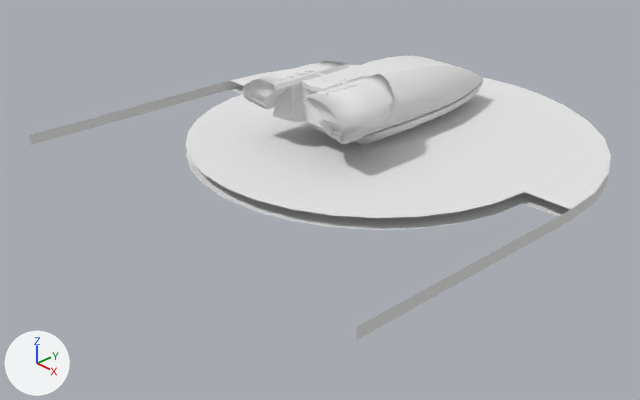
A saved change to the Blender file BlenderSource/Chaffee.blend.
Rendered twice from a 50 mm lens placed at (8.67, -8.5, 4.95), pointed at (0.1, -0.52, -0.76). Lighting does not change. The marker at lower left points along +X, +Y and +Z. The same objects are shown in both versions, whatever each file hides.

The scene before the commit, as lines of its bpy script (objects in view):
```python
me_cube_001 = bpy.data.meshes.new('Cube.001')
me_cube_001.from_pydata(...)  # 1387 vertices, 1025 faces; spans x -3.33..3.57, y -3.26..3.96, z -0.16..1.04
me_cube_001.materials.append(mat_chaffeetexture)  # white #e7e7e7
ob_cube = bpy.data.objects.new('Cube', me_cube_001)
ob_cube.location = (0.0, 0.0, 0.0)
```
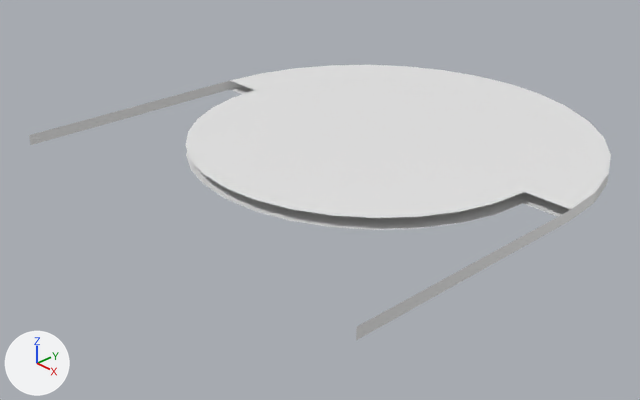
The change in detail:
me_cube_001 is used by ob_cube; location (0.0, 0.0, 0.0).
me_cube_001 had 1387 vertices, 1025 faces and spanned x -3.33..3.57, y -3.26..3.96, z -0.16..1.04.
me_cube_001 no longer uses material mat_chaffeetexture (white #e7e7e7).
me_cube_001 now has 166 vertices, 116 faces and spans x -3.33..3.57, y -3.26..3.96, z -0.16..0.0.
me_cube_001 part 1: 17 loose pieces with 1221 vertices, spanning x -1.01..1.01, y -1.01..2.88, z -0.01..1.04, are deleted.

Where the change shows, as pixel boxes [x1, y1, x2, y2] in the pictures (640 x 400 px):
'Cube', surface changed, reshaped: before [29, 56, 611, 340]; after [29, 65, 611, 340]
part 1 of me_cube_001, deleted: before [243, 56, 483, 146]
